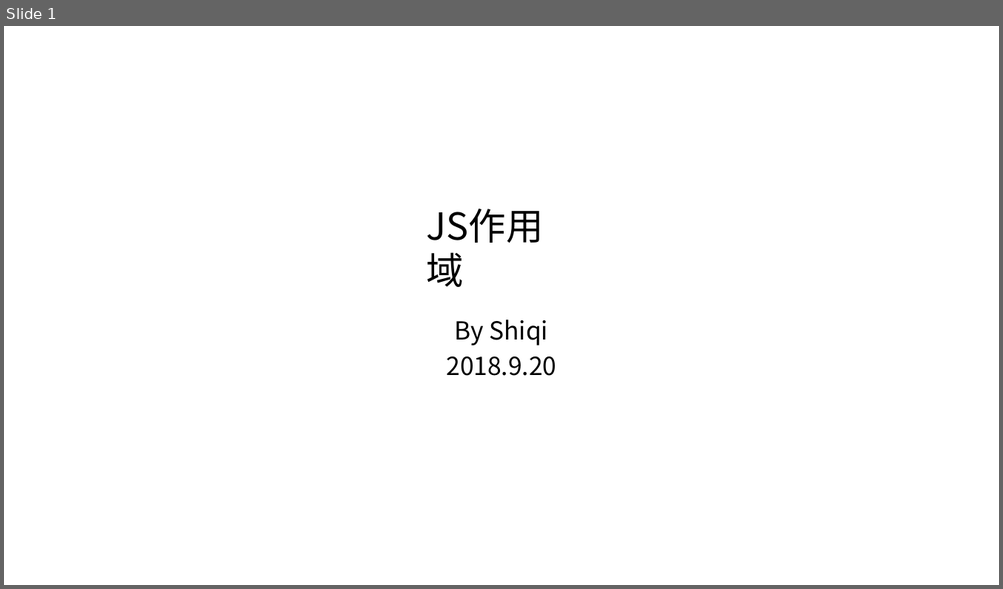
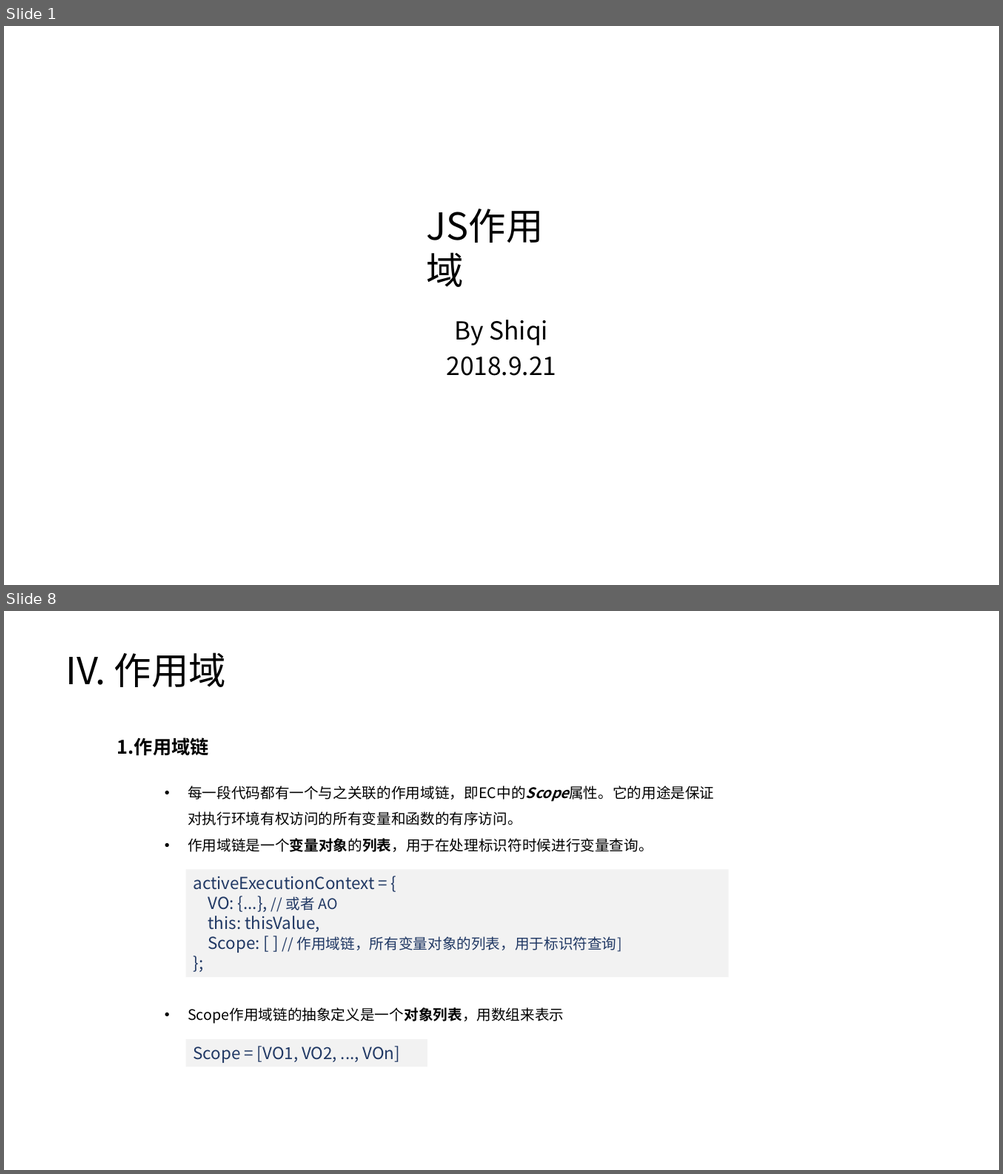
Before and after one commit to timeless15/timeless15.github.io, a slide deck: scope.pptx. Shown one above the other, each under a label of ours: slide 1 before the commit, slides 1 and 8 after it; the slides between them are not shown. The pictures are 1003x589 and 1003x1174 pixels, drawn with LibreOffice and Linux fonts; fonts in the diff are those of the drawing. Boxes give left, top, right and bottom in pixels: in the first picture for what was removed or moved away, otherwise in the second. Text is boxed around its words. In the diff, an @@ line names an element or a change of style, - is before the commit and + after.

```diff
--- a/scope.pptx
+++ b/scope.pptx
@@ slide 8 added at [4, 611, 999, 1170], background #FFFFFF @@
@@ text added at [65, 652, 226, 687], 36 pt, text #000000 @@
+IV. 作用域
@@ text added at [117, 738, 209, 756], 18 pt, text #000000, bold @@
+1.作用域链
@@ text added at [188, 786, 714, 852], 14 pt, text #000000 @@
+• 每一段代码都有一个与之关联的作用域链，即EC中的Scope属性。它的用途是保证对执行环境有权访问的所有变量和函数的有序访问。
+• 作用域链是一个变量对象的列表，用于在处理标识符时候进行变量查询。
@@ rectangle added at [186, 870, 728, 978], fill #F2F2F2, 16 pt, text #203864 @@
+activeExecutionContext = {
+VO: {...}, // 或者 AO
+this: thisValue,
+Scope: [ ] // 作用域链，所有变量对象的列表，用于标识符查询]
+};
@@ text added at [188, 1008, 563, 1024], 14 pt, text #000000 @@
+• Scope作用域链的抽象定义是一个对象列表，用数组来表示
@@ rectangle added at [186, 1040, 428, 1068], fill #F2F2F2, 16 pt, text #203864 @@
+Scope = [VO1, VO2, ..., VOn]
@@ slide 1 changed as well @@
@@ text at [446, 357, 556, 376]: text changed @@
-2018.9.20
+2018.9.21
```
Also in this commit, not shown: 4 other slides changed, 9 other slides added, 1 slide removed, 8 other files.
